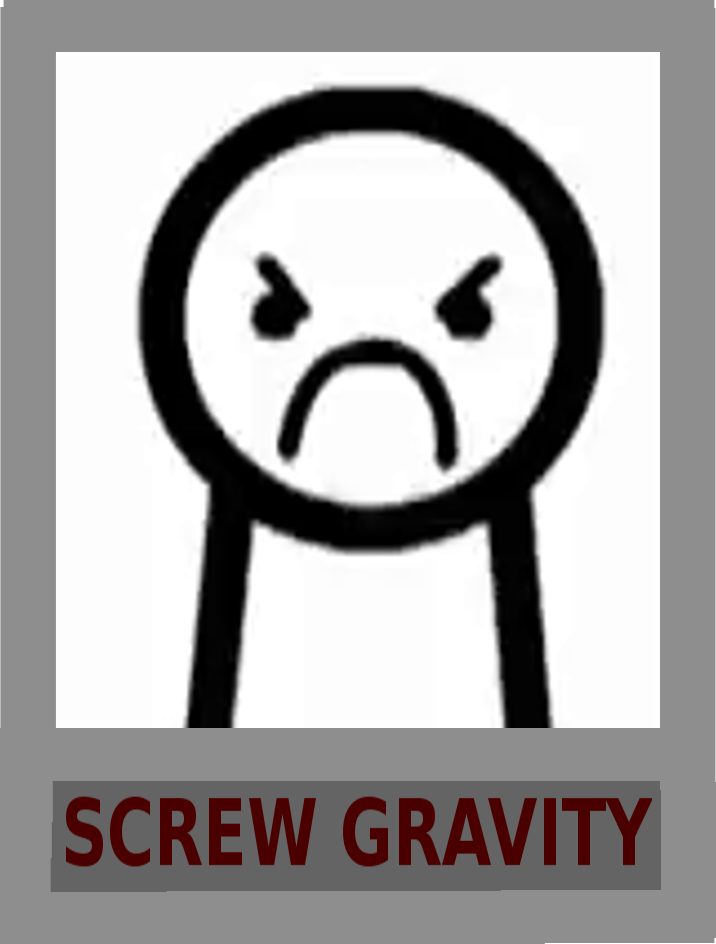
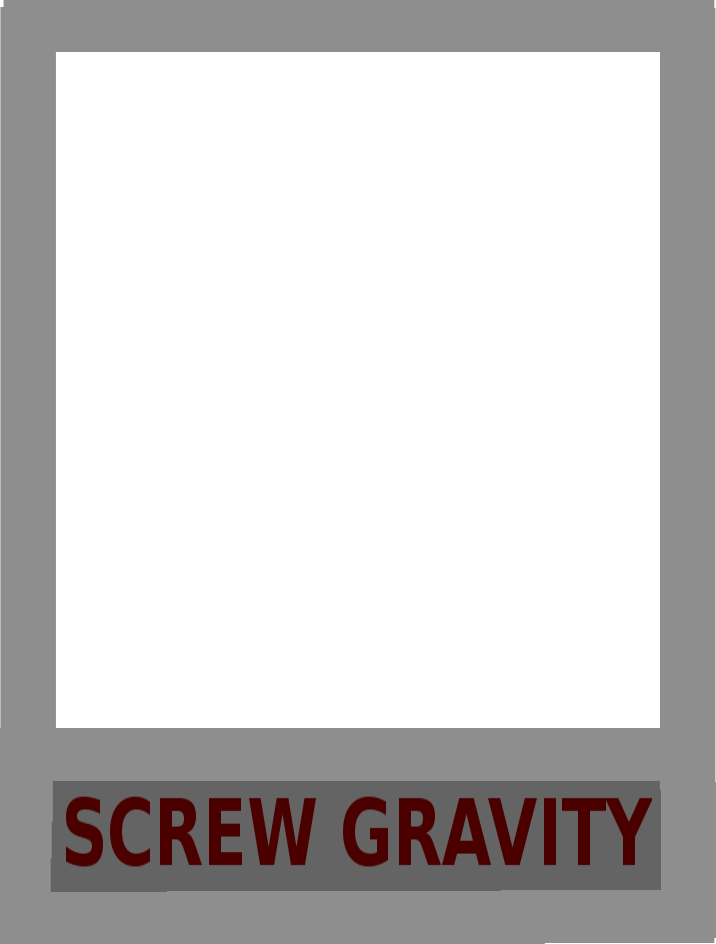
The second 716×944 image is a revision of the first. Changes to its layers:
removed layer "Pasted Layer" over (x1=125, y1=64, x2=629, y2=728)
